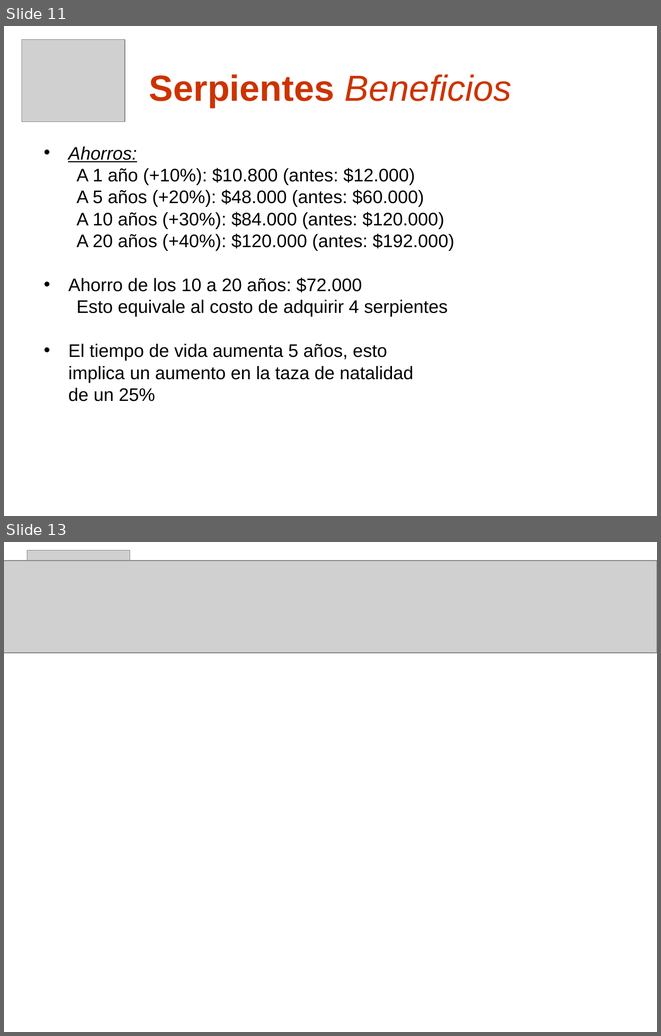
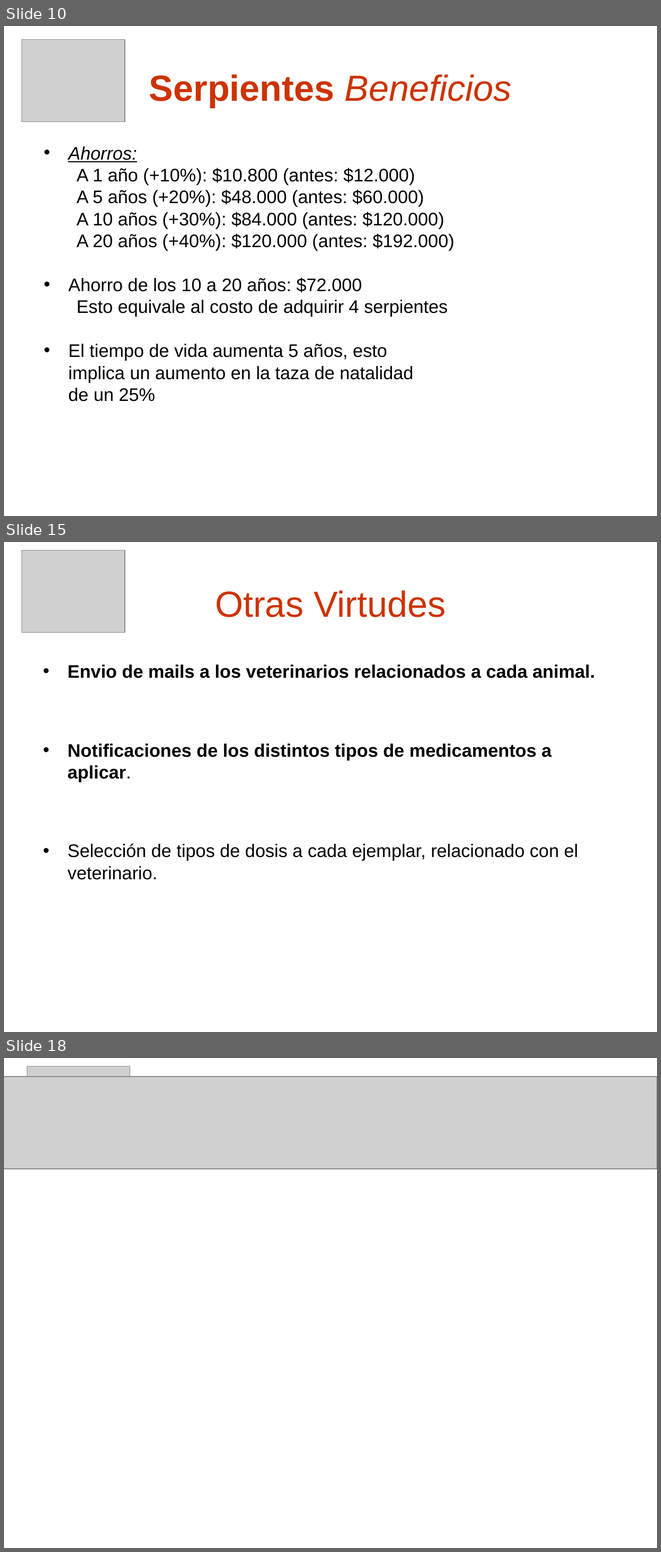
Before and after one commit to skiel85/taller-desarrollo-proyectos-i, a slide deck: Presentaciones/Demo Gerencial.ppt. Shown one above the other, each under a label of ours: slides 11 and 13 before the commit, slides 10, 15 and 18 after it; the slides between them are not shown. The pictures are 661x1036 and 661x1552 pixels, drawn with LibreOffice and Linux fonts; fonts in the diff are those of the drawing; grey boxes stand for pictures; background and template pictures are left out. Boxes give left, top, right and bottom in pixels: in the first picture for what was removed or moved away, otherwise in the second. Text is boxed around its words. In the diff, an @@ line names an element or a change of style, - is before the commit and + after.

```diff
--- a/Presentaciones/Demo Gerencial.ppt
+++ b/Presentaciones/Demo Gerencial.ppt
@@ slide 15 added at [4, 542, 657, 1032], background picture (left out) @@
@@ picture added at [21, 550, 125, 633] @@
@@ title added at [215, 590, 446, 617], 40 pt, text #CC3300 @@
+Otras Virtudes
@@ text added at [68, 664, 595, 880], 20 pt, text #000000, bold @@
+• Envio de mails a los veterinarios relacionados a cada animal.
+• Notificaciones de los distintos tipos de medicamentos a aplicar.
+• Selección de tipos de dosis a cada ejemplar, relacionado con el veterinario.
@@ what was slide 11 is now slide 10 @@
@@ what was slide 13 is now slide 18 @@
```
Also in this commit, not shown: 10 slides changed, 5 other slides added, 1 slide removed.
